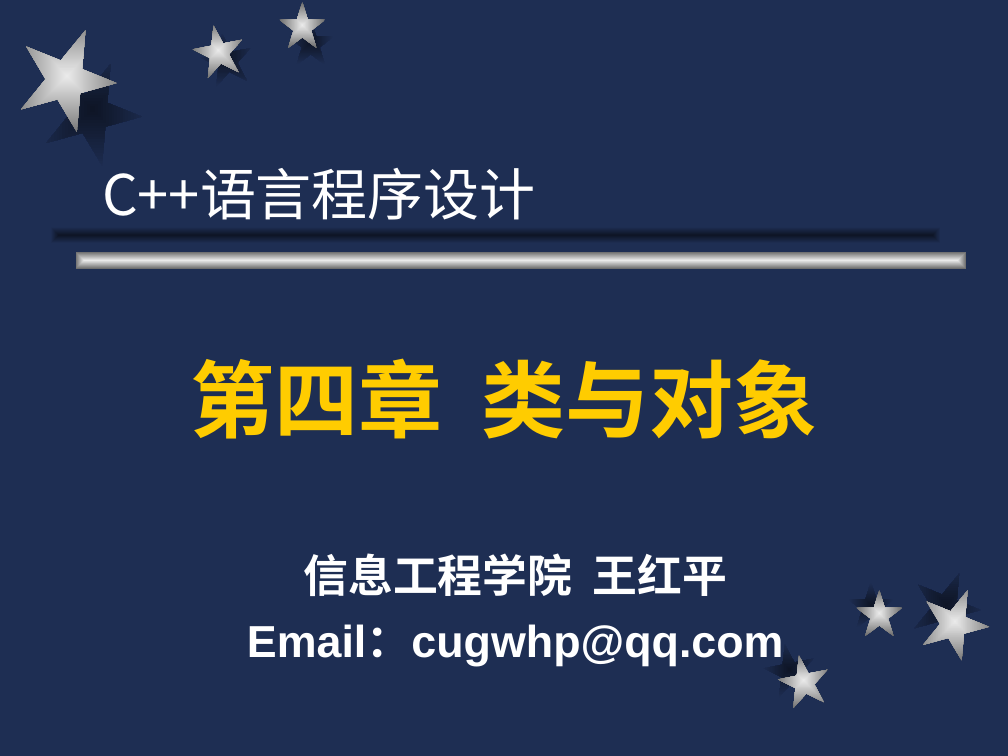
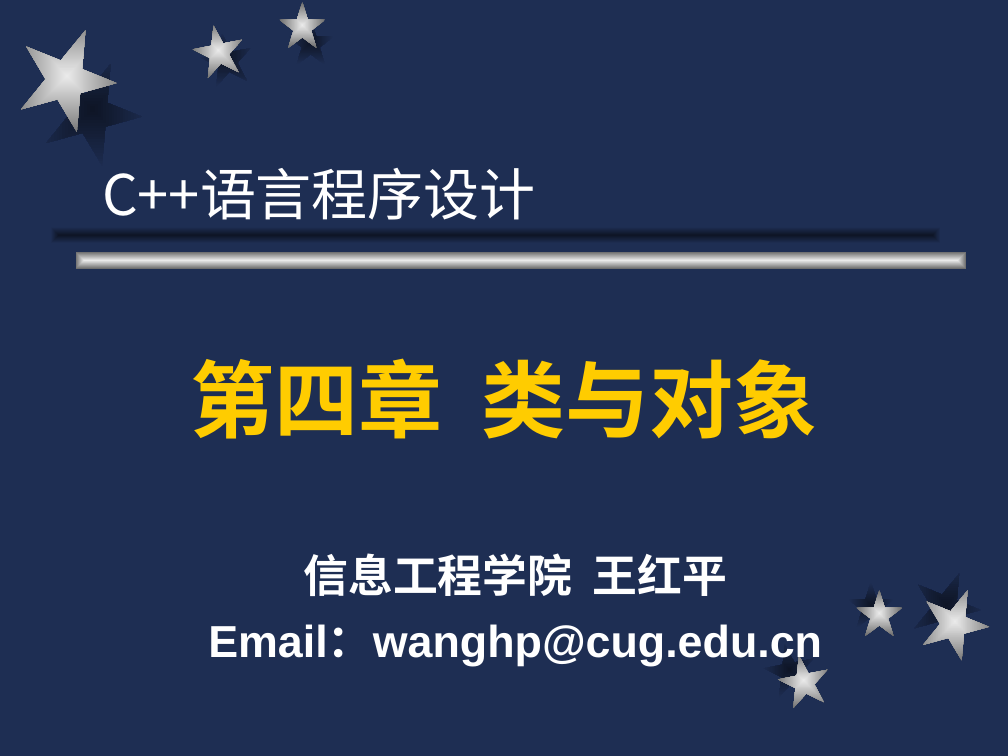
Before and after one commit to cugwhp/OOPCPP, a slide deck: slide 1 of 02.PPT/第4章 类与对象/c++4.ppt. Drawn at 1008x756 pixels with LibreOffice and Linux fonts; fonts in the diff are those of the drawing. Boxes give left, top, right and bottom in pixels: in the first picture for what was removed or moved away, otherwise in the second. Text is boxed around its words. In the diff, an @@ line names an element or a change of style, - is before the commit and + after.

```diff
--- a/02.PPT/第4章 类与对象/c++4.ppt
+++ b/02.PPT/第4章 类与对象/c++4.ppt
@@ subtitle at [208, 624, 822, 666]: text changed @@
-Email：cugwhp@qq.com
+Email：wanghp@cug.edu.cn
```
Also in this commit, not shown: 2 other slides changed, 1 slide added, 2 slides removed, 22 other files.
